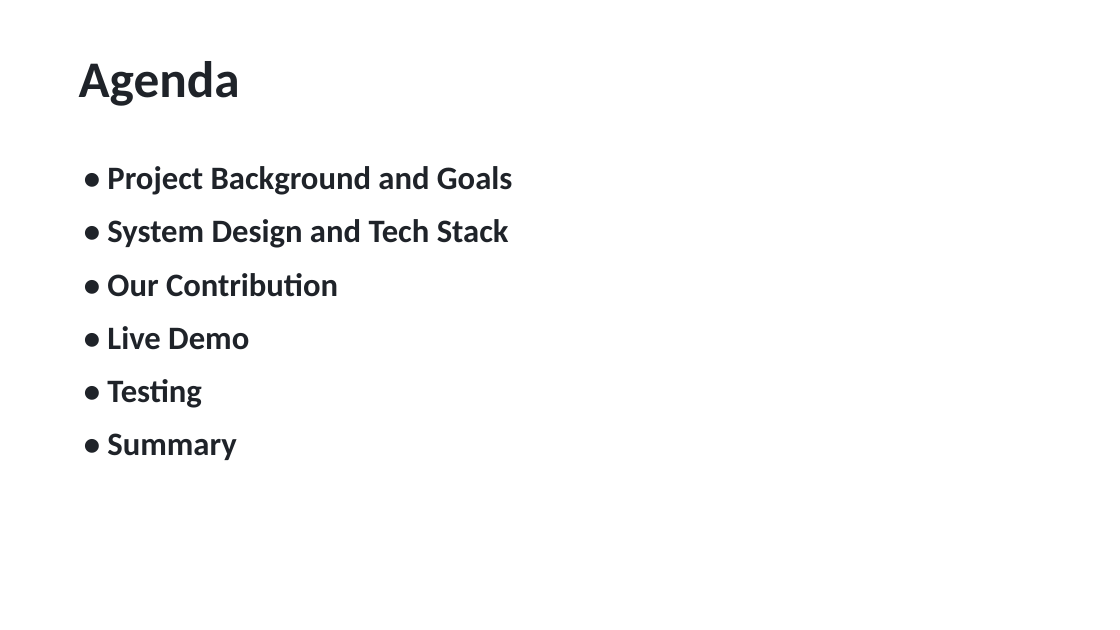
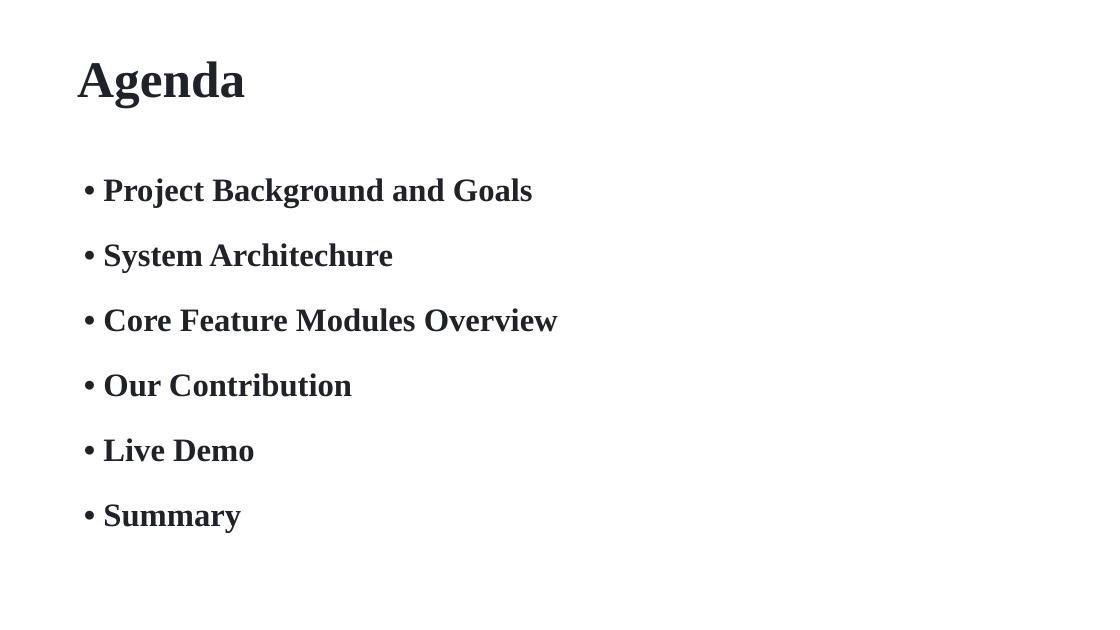
Before and after one commit to Neueda-Learning/Six, a slide deck: slide 2 of Payments-Processing-Presentation.pptx. Drawn at 1120x630 pixels with LibreOffice and Linux fonts; fonts in the diff are those of the drawing. Boxes give left, top, right and bottom in pixels: in the first picture for what was removed or moved away, otherwise in the second. Text is boxed around its words. In the diff, an @@ line names an element or a change of style, - is before the commit and + after.

```diff
--- a/Payments-Processing-Presentation.pptx
+++ b/Payments-Processing-Presentation.pptx
@@ text "Agenda" at (x1=77, y1=61, x2=245, y2=108): font Calibri to Times New Roman @@
@@ text at (x1=103, y1=178, x2=533, y2=532): font Calibri to Times New Roman in "• Project Background and Goals", "• Our Contribution", "• Live Demo", "• Summary"; line spacing 1 to 1.3 @@
@@ text at (x1=103, y1=243, x2=558, y2=332): text changed; font Calibri to Times New Roman @@
-• System Design and Tech Stack
+• System Architechure
+• Core Feature Modules Overview
@@ text at (x1=107, y1=379, x2=201, y2=408): paragraph removed @@
-• Testing
```
Also in this commit, not shown: 9 other slides changed, 4 slides added, 5 slides removed.
